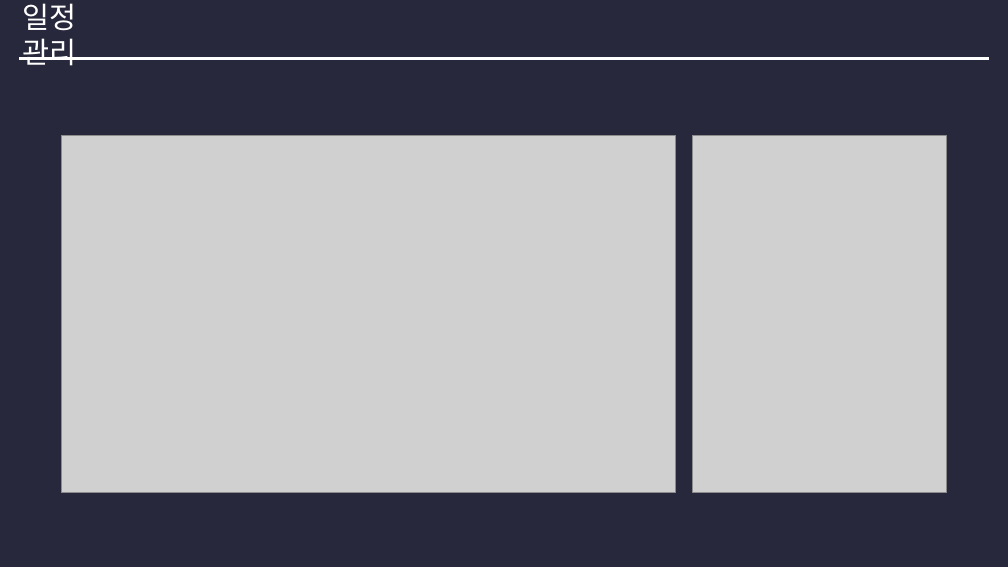
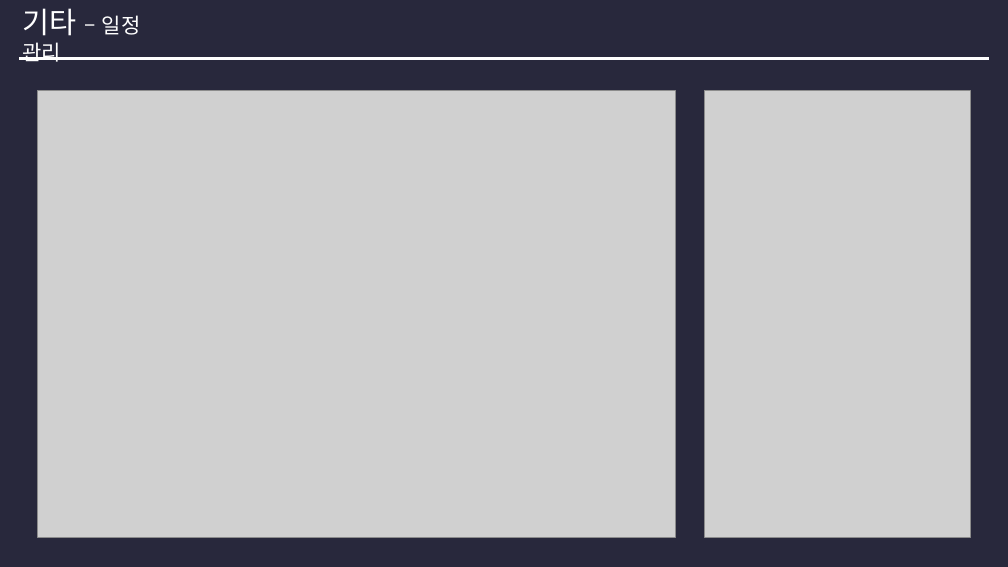
Before and after one commit to crush0408/GameMeister_GraduationProject, a slide deck: slide 7 of Docs/214_AprilReport.pptx. Drawn at 1008x567 pixels with LibreOffice and Linux fonts; fonts in the diff are those of the drawing; grey boxes stand for pictures. Boxes give left, top, right and bottom in pixels: in the first picture for what was removed or moved away, otherwise in the second. Text is boxed around its words. In the diff, an @@ line names an element or a change of style, - is before the commit and + after.

```diff
--- a/Docs/214_AprilReport.pptx
+++ b/Docs/214_AprilReport.pptx
@@ text at [23, 8, 141, 62]: text changed; size 28 to 20 pt @@
-일정 관리
+기타 – 일정 관리
@@ picture: place and size @@
-picture at [62, 135, 676, 492]
+picture at [38, 91, 676, 538]
@@ picture: place and size @@
-picture at [693, 135, 946, 492]
+picture at [705, 91, 970, 538]
```
Also in this commit, not shown: 3 other slides changed.
